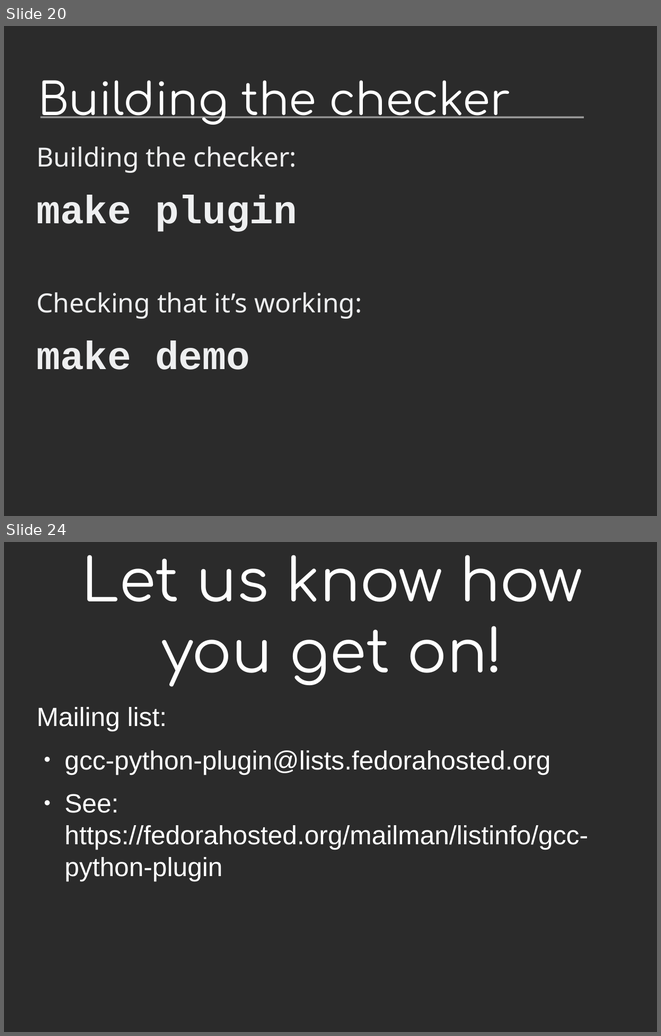
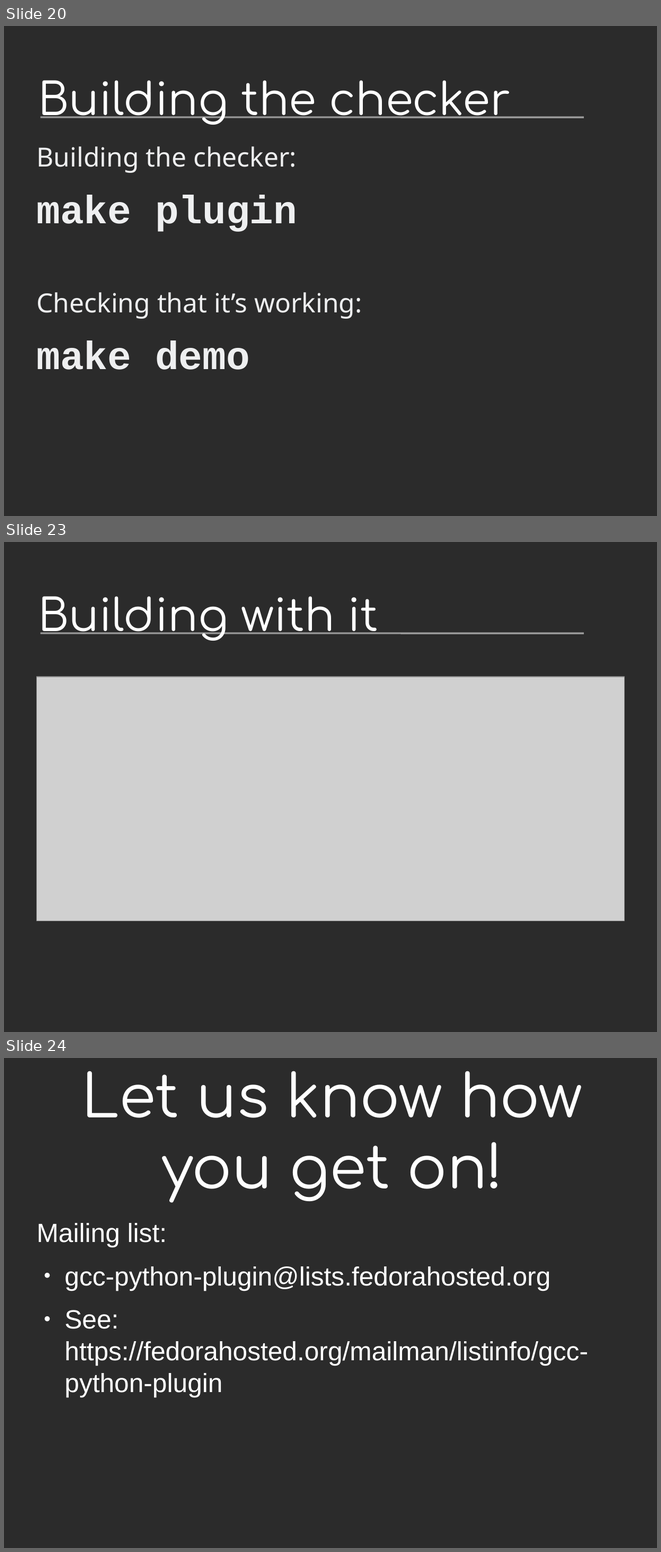
Before and after one commit to davidmalcolm/PyCon-US-2013-Talk, a slide deck: Death By 1000 Leaks - Static Analysis of Hundreds of Python Extension Modules.odp. Shown one above the other, each under a label of ours: slides 20 and 24 before the commit, slides 20, 23 and 24 after it; the slides between them are not shown. The pictures are 661x1036 and 661x1552 pixels, drawn with LibreOffice and Linux fonts; fonts in the diff are those of the drawing; grey boxes stand for pictures; background and template pictures are left out; a plain dark background stands for a picture behind light text. Boxes give left, top, right and bottom in pixels: in the first picture for what was removed or moved away, otherwise in the second. Text is boxed around its words. In the diff, an @@ line names an element or a change of style, - is before the commit and + after.

```diff
--- a/Death By 1000 Leaks - Static Analysis of Hundreds of Python Extension Modules.odp
+++ b/Death By 1000 Leaks - Static Analysis of Hundreds of Python Extension Modules.odp
@@ slide 23 added at (4, 542, 657, 1032), background picture (left out); not listed: 1 template element that a slide beside it also shows @@
@@ title added at (38, 596, 379, 641), 54 pt, text #FFFFFF @@
+Building with it
@@ picture added at (36, 677, 625, 920) @@
```
Also in this commit, not shown: 1 other slide added, 1 slide removed, 2 other files.
